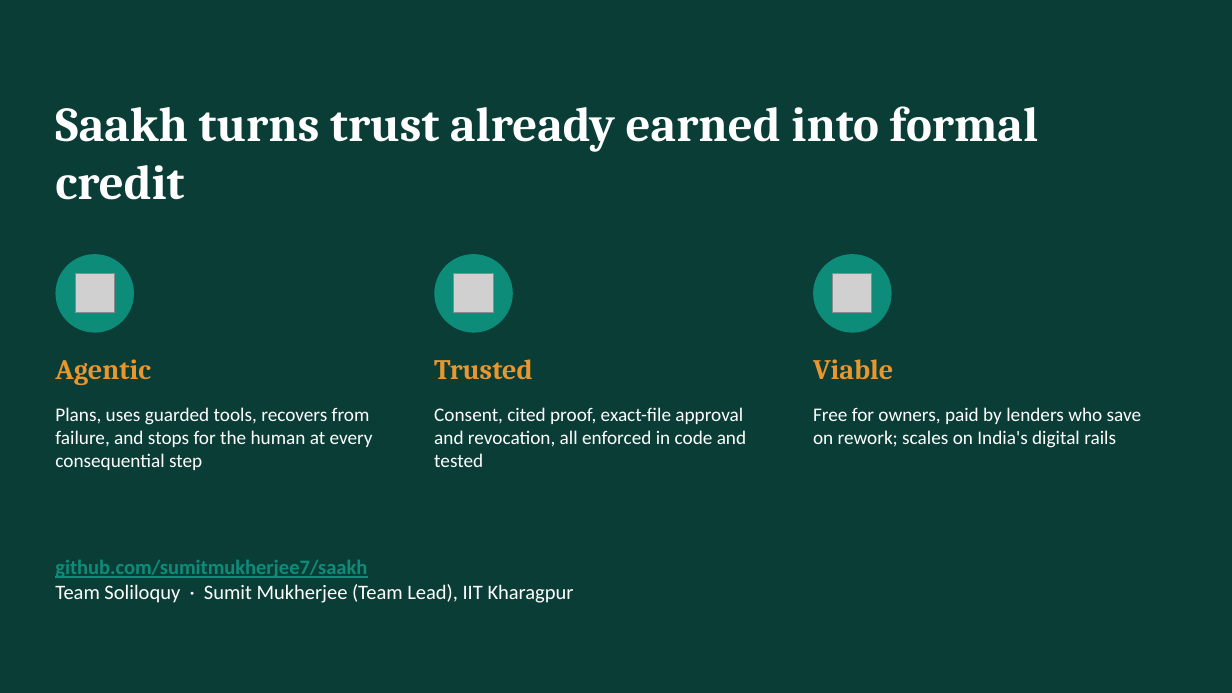
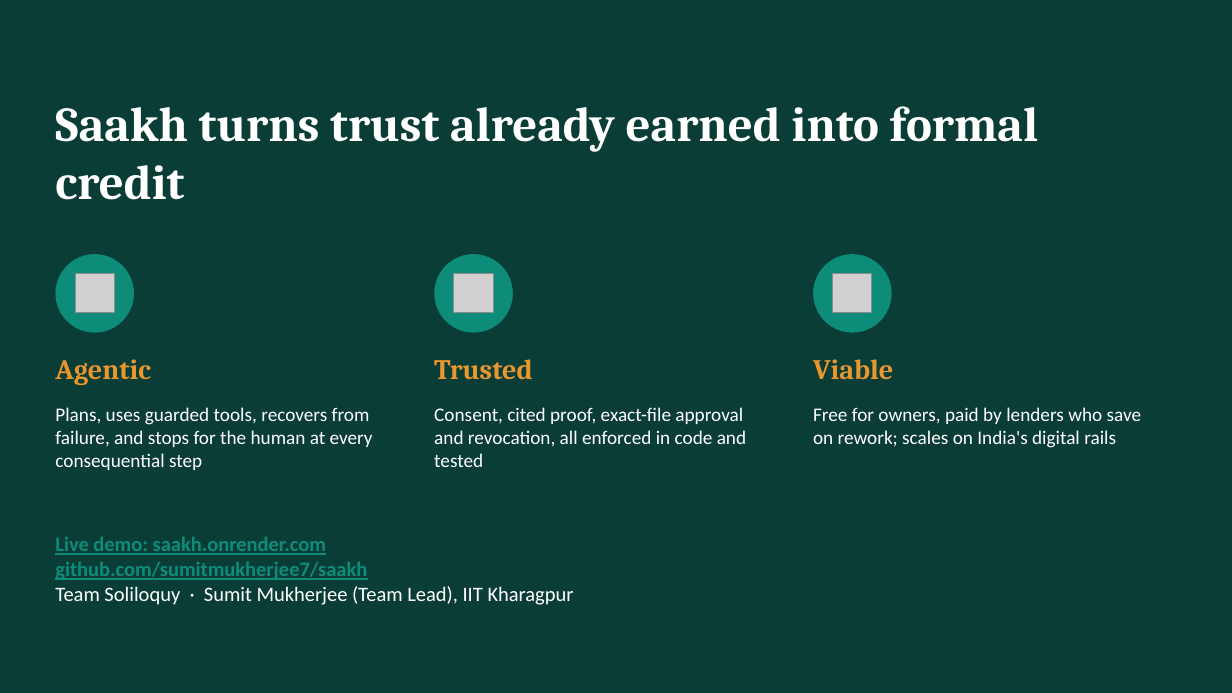
Before and after one commit to sumitmukherjee7/saakh, a slide deck: slide 16 of submission/Saakh_Tech4Bharat_2026.pptx. Drawn at 1232x693 pixels with LibreOffice and Linux fonts; fonts in the diff are those of the drawing; grey boxes stand for pictures. Boxes give left, top, right and bottom in pixels: in the first picture for what was removed or moved away, otherwise in the second. Text is boxed around its words. In the diff, an @@ line names an element or a change of style, - is before the commit and + after.

Commit message:
Add live demo link to README, form text and deck

```diff
--- a/submission/Saakh_Tech4Bharat_2026.pptx
+++ b/submission/Saakh_Tech4Bharat_2026.pptx
@@ text at (55, 537, 326, 555): paragraph added @@
+Live demo: saakh.onrender.com
@@ text "Live demo: saakh.onrender.com": place and size @@
-text "Live demo: saakh.onrender.com" at (55, 560, 574, 603)
+text "Live demo: saakh.onrender.com" at (55, 537, 574, 605)
```
Also in this commit, not shown: 3 other files.
